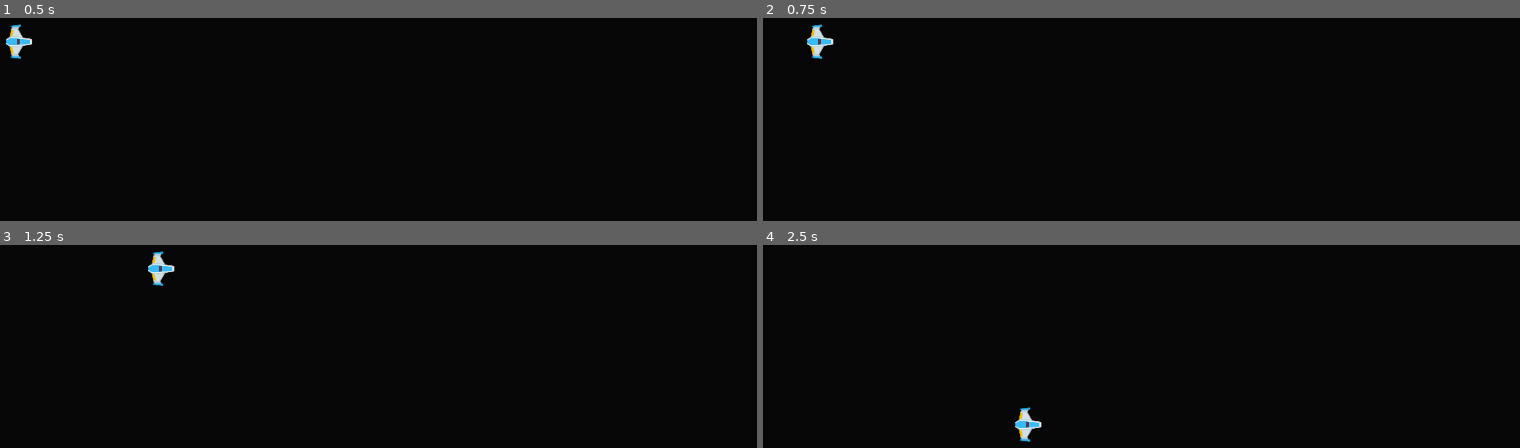
Above: before the commit, frames 1-4 (two rows, left to right).
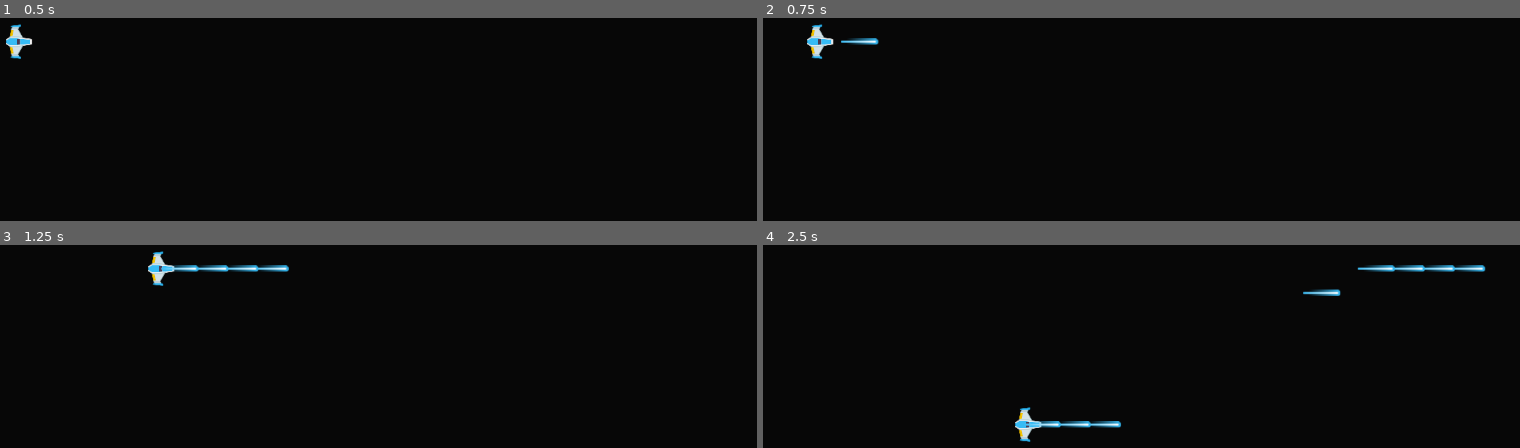
Above: after the commit, the same moments.

Repository: danny-mendoza1/HandFingers
Game: Godot game, scene res://playground.tscn
Same seed, same stepped clock (60 frames per second), same inputs: the game is played once before the commit and once after it.
Inputs (mouse positions are in pixels of both pictures, inside the frame that each line leads up to):
- Up to frame 1 (0.5 s): no input
- Up to frame 2 (0.75 s): tap Enter at 0.5 s; move the mouse to (outside the picture) at 0.52 s; press the mouse at (outside the picture) at 0.53 s; hold D (player_right) from 0.53 s (still down)
- Up to frame 3 (1.25 s): keep holding D (player_right)
- Up to frame 4 (2.5 s): tap Space at 1.25 s; move the mouse to (959, 285) at 1.27 s; release D (player_right) at 1.28 s; release the mouse at (959, 285) at 1.28 s; hold S (player_down) 1.28-2.03 s; click (959, 285) at 1.35 s; move the mouse to (outside the picture) at 2.02 s; press the mouse at (outside the picture) at 2.03 s; hold D (player_right) from 2.03 s (still down); tap F at 2.1 s

Frame 1 is identical in both runs. In frame 2, 0.1% of the frame differs, in the area x 10-16%, y 9-14%; in frame 3, 0.5%; in frame 4, 1.1%, in the area x 34-96%, y 9-91%.

Commit message:
adds state_attack as well as projectile class

Diff:
--- a/player/player.tscn
+++ b/player/player.tscn
@@ -1,9 +1,10 @@
-[gd_scene load_steps=6 format=3 uid="uid://uurnig40pol2"]
+[gd_scene load_steps=7 format=3 uid="uid://uurnig40pol2"]
 
 [ext_resource type="Script" path="res://player/scripts/player.gd" id="1_7taec"]
-[ext_resource type="Texture2D" uid="uid://cjjwgonyprv4l" path="res://kenney_space-shooter-redux/PNG/playerShip1_blue.png" id="1_308sb"]
+[ext_resource type="Texture2D" uid="uid://cjjwgonyprv4l" path="res://assets/PNG/playerShip1_blue.png" id="1_308sb"]
 [ext_resource type="Script" path="res://player/scripts/player_state_machine.gd" id="3_boav2"]
 [ext_resource type="Script" path="res://player/states/state_move.gd" id="4_865x0"]
+[ext_resource type="Script" path="res://player/states/state_attack.gd" id="5_gyouy"]
 
 [sub_resource type="RectangleShape2D" id="RectangleShape2D_hmjq8"]
 size = Vector2(74, 96)
@@ -26,3 +27,6 @@
 
 [node name="Move" type="Node" parent="StateMachine"]
 script = ExtResource("4_865x0")
+
+[node name="Attack" type="Node" parent="StateMachine"]
+script = ExtResource("5_gyouy")
--- /dev/null
+++ b/player/states/state_attack.gd
@@ -0,0 +1,40 @@
+class_name StateAttack extends State
+
+@export var projectile_scene: PackedScene = preload("res://projectiles/laser/basic_laser.tscn")
+@export var fire_rate: float = 0.2  # Cooldown time between projectiles
+var _fire_timer: float = 0.0  # Timer to track cooldowns
+
+
+func _ready() -> void:
+	# Ensure the projectile scene is set, preload a default if not
+	if projectile_scene == null:
+		projectile_scene = preload("res://projectiles/laser/basic_laser.tscn")
+
+
+func enter() -> void:
+	# Reset the fire timer when entering the attack state
+	_fire_timer = 0.0
+
+
+func _process(delta: float) -> void:
+	# Decrease the fire timer
+	_fire_timer -= delta
+	# Delegate movement to the move state while in attack state
+	player.velocity = player.direction * 300.0  # Adjust speed as needed
+
+	# Check for input and fire if ready
+	if Input.is_action_pressed("player_attack") and _fire_timer <= 0.0:
+		_fire_timer = fire_rate  # Reset the cooldown
+		fire_projectile()
+
+
+func fire_projectile() -> void:
+	if projectile_scene != null:
+		var projectile_instance := projectile_scene.instantiate()
+		if projectile_instance is Projectile:
+			var projectile: Projectile = projectile_instance as Projectile
+			projectile.position = owner.position + Vector2(20, 0)  # Adjust for player's position
+			projectile.direction = Vector2(1, 0)  # Set direction to the right
+			owner.get_parent().add_child(projectile)
+		else:
+			push_error("The instantiated projectile_scene is not a Projectile.")
--- a/player/states/state_move.gd
+++ b/player/states/state_move.gd
@@ -1,6 +1,8 @@
-class_name State_Move extends State
+class_name StateMove extends State
 
 @export var move_speed: float = 300.0
+@onready var attack: State = $"../Attack"
+
 
 func enter() -> void:
 	#player.update_animation("walk")
@@ -10,24 +12,24 @@
 func exit() -> void:
 	pass
 
+
 ## What happens during the _process update in this State
-func process( _delta : float ) -> State:
-
+func process(_delta: float) -> State:
 	player.velocity = player.direction * move_speed
 
 	#if player.set_direction():
-		#player.update_animation("walk")
+	#player.update_animation("walk")
 
 	return null
 
+
 ## What happens during the _physics_process update in this State
-func physics( _delta : float ) -> State:
+func physics(_delta: float) -> State:
 	return null
 
+
 ## What happens with input envents in this State
-#func handle_input ( _event : InputEvent ) -> State:
-	#if _event.is_action_pressed("attack"):
-		#return attack
-	#if _event.is_action_pressed("interact"):
-		#PlayerManager.interact_pressed.emit()
-	#return null
+func handle_input(_event: InputEvent) -> State:
+	if _event.is_action_pressed("player_attack"):
+		return attack
+	return null
--- a/project.godot
+++ b/project.godot
@@ -14,6 +14,10 @@
 run/main_scene="res://playground.tscn"
 config/features=PackedStringArray("4.3", "Forward Plus")
 config/icon="res://icon.svg"
+
+[editor_plugins]
+
+enabled=PackedStringArray("res://addons/gdscript_formatter/plugin.cfg")
 
 [input]
 
@@ -41,6 +45,12 @@
 , Object(InputEventKey,"resource_local_to_scene":false,"resource_name":"","device":-1,"window_id":0,"alt_pressed":false …(186 unchanged characters)…
 ]
 }
+player_attack={
+"deadzone": 0.5,
+"events": [Object(InputEventMouseButton,"resource_local_to_scene":false,"resource_name":"","device":-1,"window_id":0,"alt_pressed":false,"shift_pressed":false,"ctrl_pressed":false,"meta_pressed":false,"button_mask":1,"position":Vector2(129, 15),"global_position":Vector2(138, 61),"factor":1.0,"button_index":1,"canceled":false,"pressed":true,"double_click":false,"script":null)
+, Object(InputEventKey,"resource_local_to_scene":false,"resource_name":"","device":-1,"window_id":0,"alt_pressed":false,"shift_pressed":false,"ctrl_pressed":false,"meta_pressed":false,"pressed":false,"keycode":0,"physical_keycode":32,"key_label":0,"unicode":32,"location":0,"echo":false,"script":null)
+]
+}
 
 [rendering]
 
--- /dev/null
+++ b/projectiles/laser/basic_laser.gd
@@ -0,0 +1,8 @@
+class_name BasicLaser extends Projectile
+
+@export var damage: int = 1  # Damage dealt by the laser
+
+
+func _ready() -> void:
+	# Override the default type if needed
+	type = "laser"
--- /dev/null
+++ b/projectiles/laser/basic_laser.tscn
@@ -0,0 +1,17 @@
+[gd_scene load_steps=4 format=3 uid="uid://sivcpi7li8lp"]
+
+[ext_resource type="Script" path="res://projectiles/laser/basic_laser.gd" id="1_atwuw"]
+[ext_resource type="Texture2D" uid="uid://dmrxb4a1046qu" path="res://assets/PNG/Lasers/laserBlue01.png" id="1_r1r1s"]
+
+[sub_resource type="RectangleShape2D" id="RectangleShape2D_mxxxi"]
+size = Vector2(54, 10)
+
+[node name="Laser" type="Area2D"]
+script = ExtResource("1_atwuw")
+
+[node name="Sprite2D" type="Sprite2D" parent="."]
+rotation = 1.5708
+texture = ExtResource("1_r1r1s")
+
+[node name="CollisionShape2D" type="CollisionShape2D" parent="."]
+shape = SubResource("RectangleShape2D_mxxxi")
--- /dev/null
+++ b/projectiles/projectile.gd
@@ -0,0 +1,22 @@
+class_name Projectile extends Area2D
+
+@export var speed: float = 500.0
+@export var direction: Vector2 = Vector2(0, -1)
+@export var type: String = "default"  # Projectile type for damage calculations
+
+
+func _ready() -> void:
+	# Connect the body entered signal for collision handling
+	self.connect("body_entered", Callable(self, "_on_body_entered"))
+
+
+func _physics_process(delta: float) -> void:
+	# Move the projectile in the specified direction
+	position += direction * speed * delta
+
+
+func _on_body_entered(body: Node) -> void:
+	# Check if the body has a take_damage method
+	if "take_damage" in body:
+		body.take_damage(self)
+	queue_free()  # Destroy the projectile upon impact
Not shown, added: addons/gdscript_formatter/LICENSE.txt
Not shown, added: addons/gdscript_formatter/format_preference.tres
Not shown, added: addons/gdscript_formatter/gdscript_formatter.gd
Not shown, added: addons/gdscript_formatter/plugin.cfg
Not shown, added: addons/gdscript_formatter/scripts/preference.gd
Renamed: kenney_space-shooter-redux/Backgrounds/black.png -> assets/Backgrounds/black.png
Not shown, added: assets/Backgrounds/black.png.import
Renamed: kenney_space-shooter-redux/Backgrounds/blue.png -> assets/Backgrounds/blue.png
Not shown, added: assets/Backgrounds/blue.png.import
Renamed: kenney_space-shooter-redux/Backgrounds/darkPurple.png -> assets/Backgrounds/darkPurple.png
Not shown, added: assets/Backgrounds/darkPurple.png.import
Renamed: kenney_space-shooter-redux/Backgrounds/purple.png -> assets/Backgrounds/purple.png
(and 932 more such lines)
